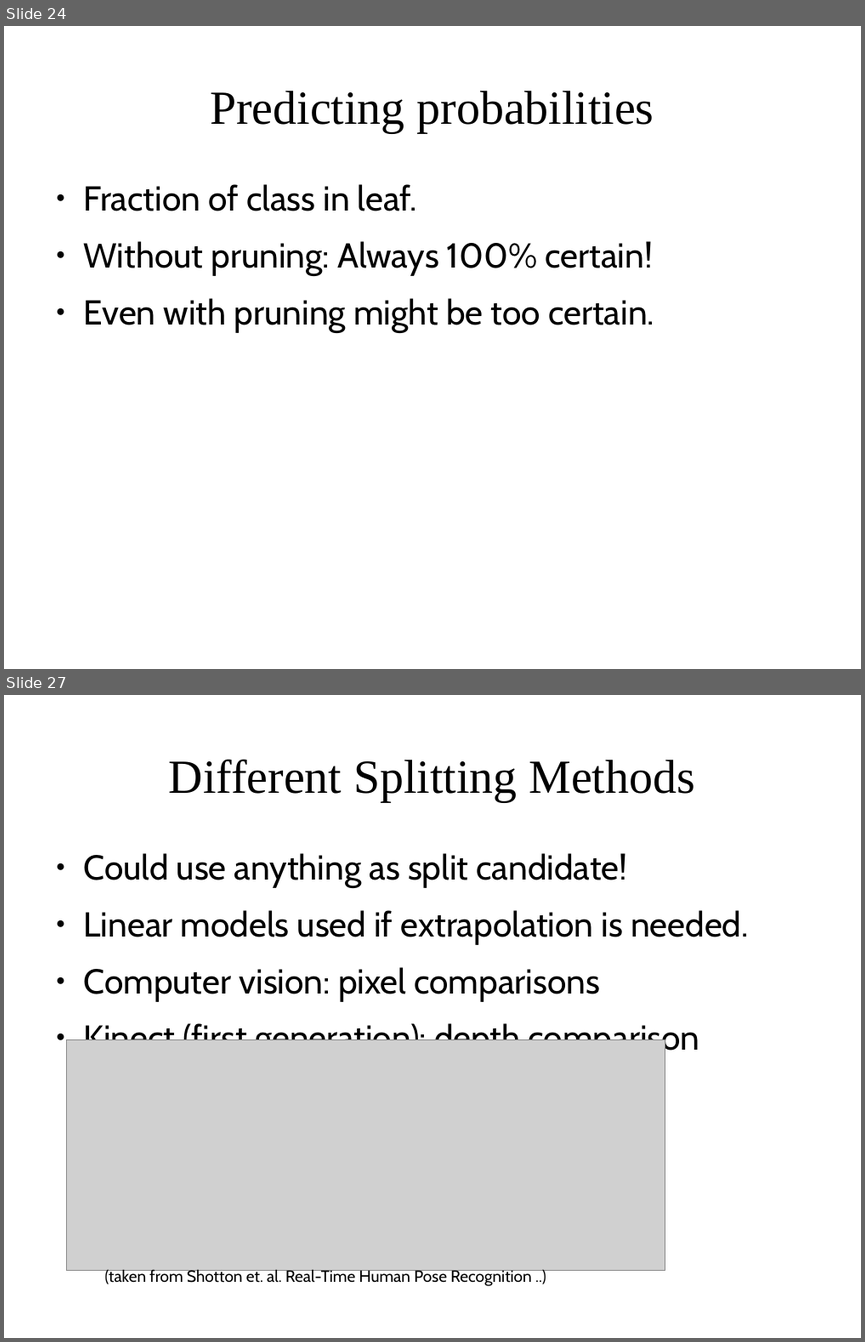
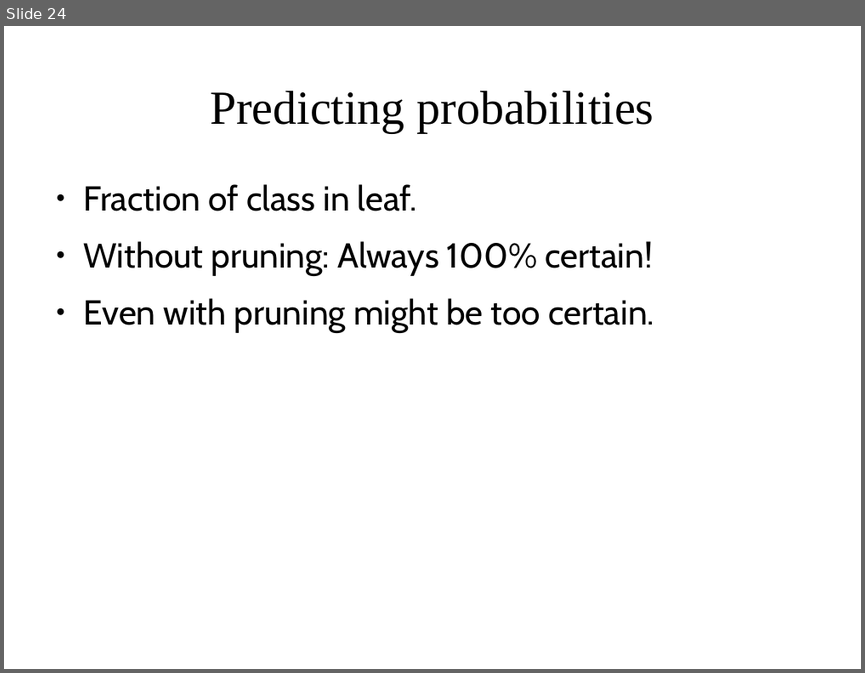
Before and after one commit to DS-BootCamp-DSI-Columbia/AY2017-2018-Winter-Collaboratory, a slide deck: Bootcamp-materials/slides/day3-trees-and-forests.odp. Shown one above the other, each under a label of ours: slides 24 and 27 before the commit, slide 24 after it; the slides between them are not shown. The pictures are 865x1342 and 865x673 pixels, drawn with LibreOffice and Linux fonts; fonts in the diff are those of the drawing; grey boxes stand for pictures. Boxes give left, top, right and bottom in pixels: in the first picture for what was removed or moved away, otherwise in the second. Text is boxed around its words. In the diff, an @@ line names an element or a change of style, - is before the commit and + after.

```diff
--- a/Bootcamp-materials/slides/day3-trees-and-forests.odp
+++ b/Bootcamp-materials/slides/day3-trees-and-forests.odp
@@ slide 27 removed at (4, 695, 861, 1338), background #FFFFFF @@
@@ title removed at (169, 759, 694, 802) @@
-Different Splitting Methods
@@ text removed at (84, 853, 749, 1058) @@
-● Could use anything as split candidate!
-● Linear models used if extrapolation is needed.
-● Computer vision: pixel comparisons
-● Kinect (first generation): depth comparison
@@ picture removed at (66, 1040, 664, 1270) @@
@@ text removed at (105, 1268, 532, 1286) @@
-(taken from Shotton et. al. Real-Time Human Pose Recognition ..)
```
Also in this commit, not shown: 2 slides changed, 11 other slides removed, 2 other files.
